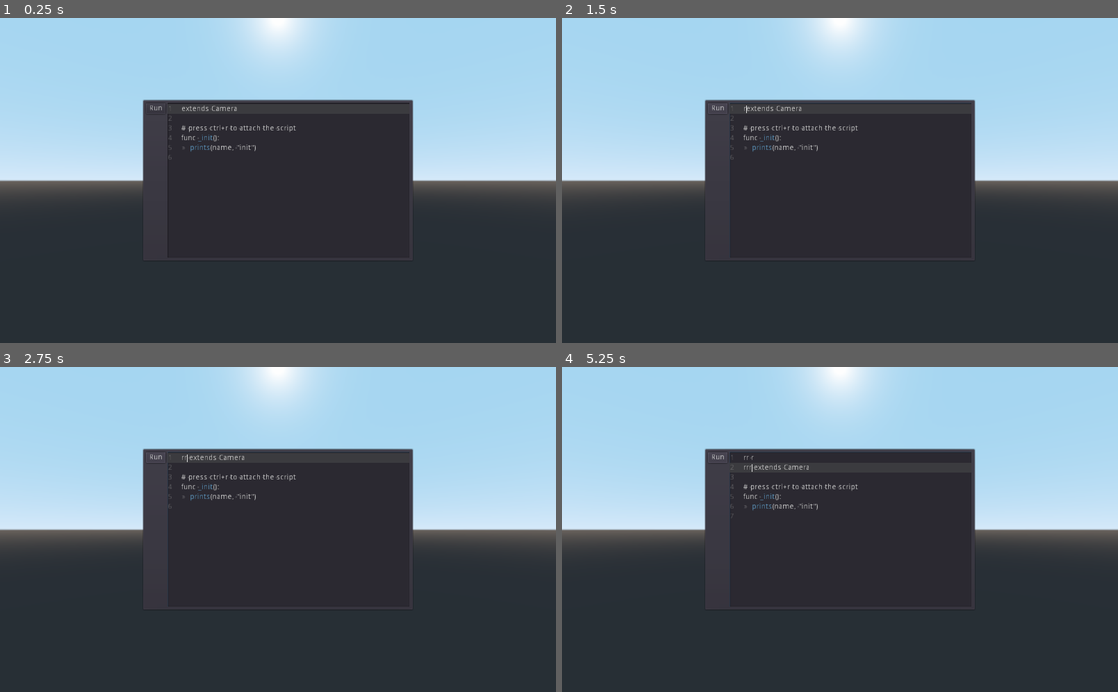
Above: before the commit, frames 1-4 (two rows, left to right).
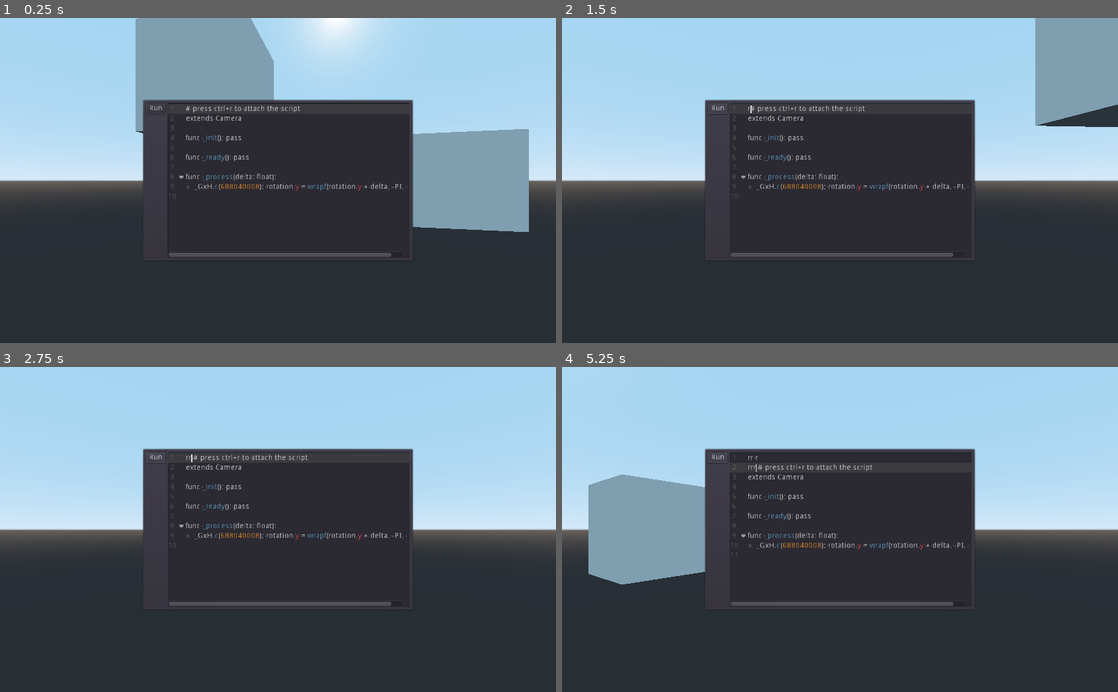
Above: after the commit, the same moments.

Repository: rmvermeulen/LiveGameDev
Game: Godot game, scene res://LiveEnv.tscn
Same seed, same stepped clock (60 frames per second), same inputs: the game is played once before the commit and once after it.
Inputs:
- Up to frame 1 (0.25 s): no input
- Up to frame 2 (1.5 s): click "Run" at 0.5 s; tap Enter at 1.25 s; hold Right from 1.28 s (still down); tap R at 1.35 s
- Up to frame 3 (2.75 s): tap Space at 2 s; release Right at 2.03 s; hold Left from 2.03 s (still down); tap R at 2.1 s
- Up to frame 4 (5.25 s): release Left at 2.78 s; hold Right 2.78-4.28 s; tap R every 0.75 s from 2.85 to 5.1 s; tap Enter at 3.5 s; tap Space at 4.25 s; hold Left from 4.28 s (still down)

The runs differ from the first frame. In frame 1, 16% of the frame differs, in the area x 24-96%, y 0-74%; in frame 2, 8.1%; in frame 3, 3.1%; in frame 4, 9.4%.

Commit message:
Tweak code and stuff

Diff:
--- a/CodeEditor.gd
+++ b/CodeEditor.gd
@@ -1,6 +1,6 @@
 extends PanelContainer
 
-export (GDScript) var initial_text_source: GDScript = null
+export (GDScript) var initial_script: GDScript
 
 onready var editor: TextEdit = find_node	("TextEdit")
 onready var run_button: Button = find_node("RunButton")
@@ -42,8 +42,9 @@
 	run_button.shortcut_in_tooltip = true
 
 func _load_initial_script():
-	if not initial_text_source:
+	if not initial_script:
 		return
-	editor.text = initial_text_source.source_code
+	prints(initial_script)
+	editor.text = initial_script.source_code
 
 # end
--- /dev/null
+++ b/CodeEditor.tscn
@@ -0,0 +1,60 @@
+[gd_scene load_steps=3 format=2]
+
+[ext_resource path="res://CodeEditor.gd" type="Script" id=1]
+[ext_resource path="res://CodeTextEdit.gd" type="Script" id=2]
+
+[node name="CodeEditor" type="PanelContainer"]
+anchor_left = 0.5
+anchor_top = 0.5
+anchor_right = 0.5
+anchor_bottom = 0.5
+margin_left = -250.0
+margin_top = -150.0
+margin_right = 250.0
+margin_bottom = 150.0
+rect_min_size = Vector2( 500, 300 )
+script = ExtResource( 1 )
+__meta__ = {
+"_edit_use_anchors_": false
+}
+
+[node name="HBoxContainer" type="HBoxContainer" parent="."]
+margin_left = 7.0
+margin_top = 7.0
+margin_right = 493.0
+margin_bottom = 293.0
+__meta__ = {
+"_edit_use_anchors_": false
+}
+
+[node name="VBoxContainer" type="VBoxContainer" parent="HBoxContainer"]
+margin_right = 36.0
+margin_bottom = 286.0
+size_flags_vertical = 3
+
+[node name="RunButton" type="Button" parent="HBoxContainer/VBoxContainer"]
+margin_right = 36.0
+margin_bottom = 20.0
+text = "Run"
+__meta__ = {
+"_edit_use_anchors_": false
+}
+
+[node name="TextEdit" type="TextEdit" parent="HBoxContainer"]
+margin_left = 40.0
+margin_right = 486.0
+margin_bottom = 286.0
+size_flags_horizontal = 3
+size_flags_vertical = 3
+highlight_current_line = true
+syntax_highlighting = true
+show_line_numbers = true
+draw_tabs = true
+draw_spaces = true
+fold_gutter = true
+highlight_all_occurrences = true
+hiding_enabled = true
+script = ExtResource( 2 )
+__meta__ = {
+"_edit_use_anchors_": false
+}
--- /dev/null
+++ b/CodeTextEdit.gd
@@ -0,0 +1,5 @@
+extends TextEdit
+
+
+func _ready():
+	pass
--- /dev/null
+++ b/InitialScript.gd
@@ -0,0 +1,9 @@
+# press ctrl+r to attach the script
+extends Camera
+
+func _init(): pass
+
+func _ready(): pass
+
+func _process(delta: float):
+	rotation.y = wrapf(rotation.y + delta, -PI, PI)
--- a/LiveEnv.tscn
+++ b/LiveEnv.tscn
@@ -1,72 +1,31 @@
-[gd_scene load_steps=4 format=2]
+[gd_scene load_steps=5 format=2]
 
 [ext_resource path="res://LiveEnv.gd" type="Script" id=1]
-[ext_resource path="res://CodeEditor.gd" type="Script" id=2]
+[ext_resource path="res://CodeEditor.tscn" type="PackedScene" id=2]
+[ext_resource path="res://InitialScript.gd" type="Script" id=3]
 
-[sub_resource type="GDScript" id=1]
-script/source = "extends Camera
-
-# press ctrl+r to attach the script
-func _init():
-	prints(name, \"init\")
-"
+[sub_resource type="CubeMesh" id=1]
 
 [node name="LiveEnv" type="Spatial"]
 script = ExtResource( 1 )
 
 [node name="Camera" type="Camera" parent="."]
+script = ExtResource( 3 )
 
-[node name="CodeEditor" type="PanelContainer" parent="."]
-anchor_left = 0.5
-anchor_top = 0.5
-anchor_right = 0.5
-anchor_bottom = 0.5
-margin_left = -250.0
-margin_top = -150.0
-margin_right = 250.0
-margin_bottom = 150.0
-rect_min_size = Vector2( 500, 300 )
-script = ExtResource( 2 )
-__meta__ = {
-"_edit_use_anchors_": false
-}
-initial_text_source = SubResource( 1 )
+[node name="MeshInstance" type="MeshInstance" parent="."]
+transform = Transform( 1, 0, 0, 0, 1, 0, 0, 0, 1, 2.58979, 0, -6.54668 )
+mesh = SubResource( 1 )
+material/0 = null
 
-[node name="HBoxContainer" type="HBoxContainer" parent="CodeEditor"]
-margin_left = 7.0
-margin_top = 7.0
-margin_right = 493.0
-margin_bottom = 293.0
-__meta__ = {
-"_edit_use_anchors_": false
-}
+[node name="MeshInstance2" type="MeshInstance" parent="."]
+transform = Transform( 1, 0, 0, 0, 1, 0, 0, 0, 1, -2.4831, 1.87537, -4.37623 )
+mesh = SubResource( 1 )
+material/0 = null
 
-[node name="VBoxContainer" type="VBoxContainer" parent="CodeEditor/HBoxContainer"]
-margin_right = 36.0
-margin_bottom = 286.0
-size_flags_vertical = 3
+[node name="MeshInstance3" type="MeshInstance" parent="."]
+transform = Transform( 1, 0, 0, 0, 1, 0, 0, 0, 1, -2.4831, -0.794271, 31.7959 )
+mesh = SubResource( 1 )
+material/0 = null
 
-[node name="RunButton" type="Button" parent="CodeEditor/HBoxContainer/VBoxContainer"]
-margin_right = 36.0
-margin_bottom = 20.0
-text = "Run"
-__meta__ = {
-"_edit_use_anchors_": false
-}
-
-[node name="TextEdit" type="TextEdit" parent="CodeEditor/HBoxContainer"]
-margin_left = 40.0
-margin_right = 486.0
-margin_bottom = 286.0
-size_flags_horizontal = 3
-size_flags_vertical = 3
-highlight_current_line = true
-syntax_highlighting = true
-show_line_numbers = true
-draw_tabs = true
-draw_spaces = true
-fold_gutter = true
-highlight_all_occurrences = true
-__meta__ = {
-"_edit_use_anchors_": false
-}
+[node name="CodeEditor" parent="." instance=ExtResource( 2 )]
+initial_script = ExtResource( 3 )
